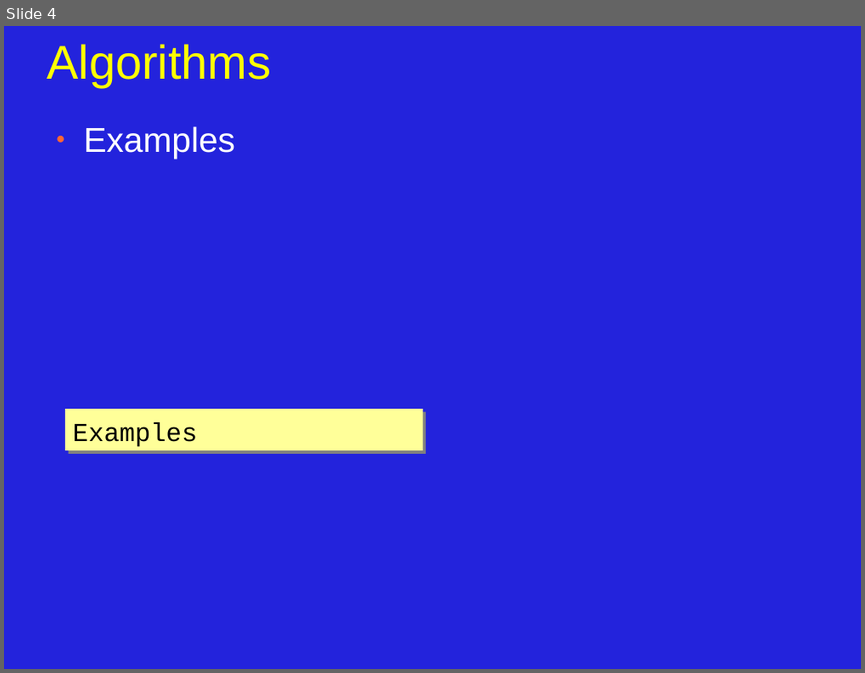
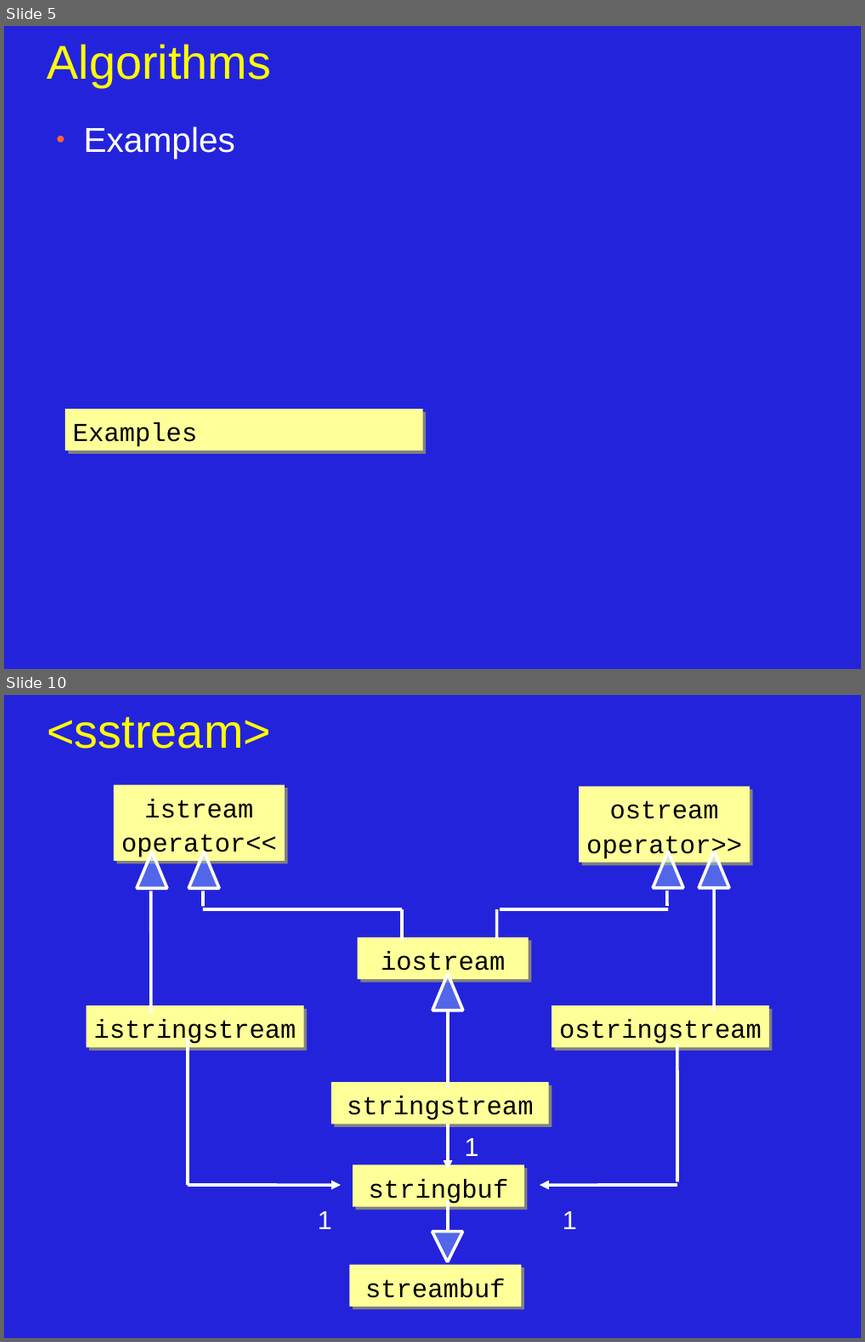
Before and after one commit to JonJagger/two-day-courses, a slide deck: cppf/07_Standard_Libraries.odp. Shown one above the other, each under a label of ours: slide 4 before the commit, slides 5 and 10 after it; the slides between them are not shown. The pictures are 865x673 and 865x1342 pixels, drawn with LibreOffice and Linux fonts; fonts in the diff are those of the drawing. Boxes give left, top, right and bottom in pixels: in the first picture for what was removed or moved away, otherwise in the second. Text is boxed around its words. In the diff, an @@ line names an element or a change of style, - is before the commit and + after.

```diff
--- a/cppf/07_Standard_Libraries.odp
+++ b/cppf/07_Standard_Libraries.odp
@@ slide 10 added at [4, 695, 861, 1338], background #2323DC @@
@@ title added at [46, 717, 271, 749], 44 pt, text #FFFF00 @@
+<sstream>
@@ rectangle added at [114, 784, 284, 861], fill #FFFF99, 24 pt, text #000000 @@
+istream
+operator<<
@@ rectangle added at [579, 786, 750, 862], fill #FFFF99, 24 pt, text #000000 @@
+ostream
+operator>>
@@ triangle added at [137, 851, 167, 888], fill #99CCFF at 40% opacity, outline #FFFFFF 2.83 pt @@
@@ triangle added at [189, 851, 219, 888], fill #99CCFF at 40% opacity, outline #FFFFFF 2.83 pt @@
@@ triangle added at [653, 851, 683, 888], fill #99CCFF at 40% opacity, outline #FFFFFF 2.83 pt @@
@@ triangle added at [699, 851, 729, 888], fill #99CCFF at 40% opacity, outline #FFFFFF 2.83 pt @@
@@ line added from (151, 891) to (151, 1013), #FFFFFF 2.83 pt @@
@@ line added from (203, 891) to (203, 907), #FFFFFF 2.83 pt @@
@@ line added from (667, 891) to (667, 906), #FFFFFF 2.83 pt @@
@@ line added from (714, 888) to (714, 1010), #FFFFFF 2.83 pt @@
@@ line added from (203, 909) to (402, 909), #FFFFFF 2.83 pt @@
@@ line added from (402, 909) to (402, 940), #FFFFFF 2.83 pt @@
@@ line added from (497, 909) to (497, 940), #FFFFFF 2.83 pt @@
@@ line added from (668, 909) to (500, 909), #FFFFFF 2.83 pt @@
@@ rectangle added at [358, 936, 528, 979], fill #FFFF99, 24 pt, text #000000 @@
+iostream
@@ triangle added at [432, 973, 463, 1009], fill #99CCFF at 40% opacity, outline #FFFFFF 2.83 pt @@
@@ rectangle added at [86, 1005, 304, 1047], fill #FFFF99, 24 pt, text #000000 @@
+istringstream
@@ line added from (448, 1010) to (448, 1087), #FFFFFF 2.83 pt @@
@@ rectangle added at [551, 1005, 769, 1047], fill #FFFF99, 24 pt, text #000000 @@
+ostringstream
@@ line added from (188, 1038) to (188, 1185), #FFFFFF 2.83 pt @@
@@ line added from (677, 1044) to (677, 1182), #FFFFFF 2.83 pt @@
@@ rectangle added at [331, 1083, 549, 1124], fill #FFFF99, 24 pt, text #000000 @@
+stringstream
@@ arrow added from (448, 1123) to (448, 1169), #FFFFFF 2.83 pt @@
@@ text added at [465, 1138, 479, 1156], 24 pt, text #FFFFFF @@
+1
@@ rectangle added at [352, 1164, 524, 1207], fill #FFFF99, 24 pt, text #000000 @@
+stringbuf
@@ arrow added from (188, 1185) to (341, 1185), #FFFFFF 2.83 pt @@
@@ line added from (448, 1201) to (448, 1231), #FFFFFF 2.83 pt @@
@@ arrow added from (677, 1185) to (540, 1185), #FFFFFF 2.83 pt @@
@@ text added at [318, 1211, 332, 1229], 24 pt, text #FFFFFF @@
+1
@@ text added at [562, 1211, 577, 1229], 24 pt, text #FFFFFF @@
+1
@@ triangle added at [432, 1231, 463, 1262], fill #99CCFF at 40% opacity, outline #FFFFFF 2.83 pt @@
@@ rectangle added at [350, 1265, 522, 1306], fill #FFFF99, 24 pt, text #000000 @@
+streambuf
@@ what was slide 4 is now slide 5 @@
```
Also in this commit, not shown: 4 slides changed, 5 other slides added, 2 slides removed.
